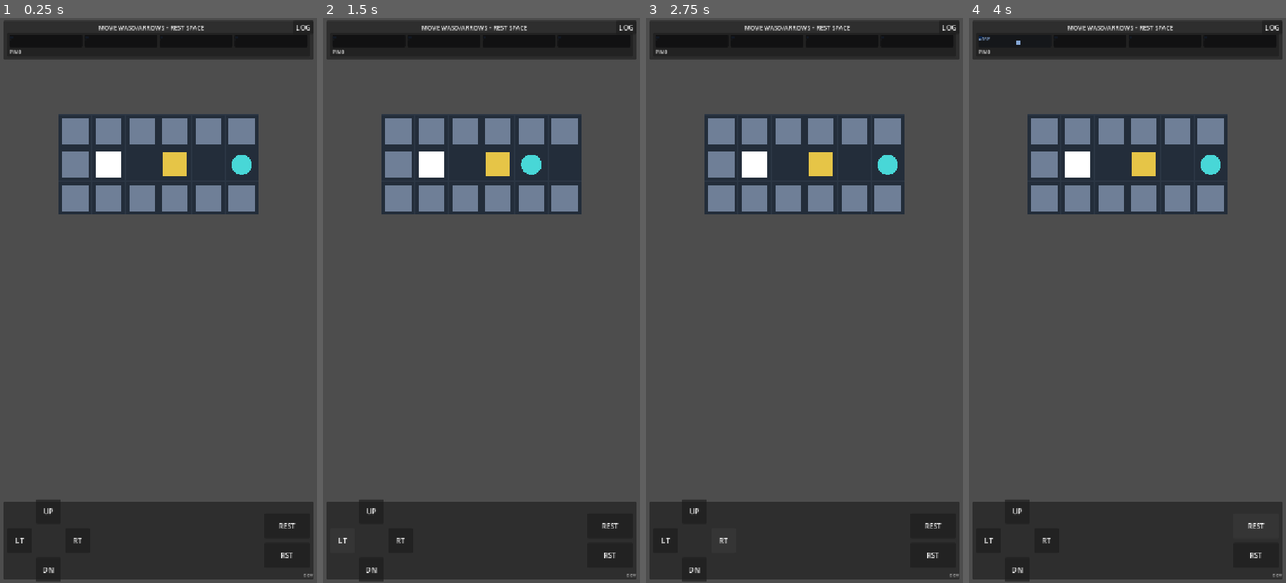
Above: before the commit, frames 1-4 (left to right).
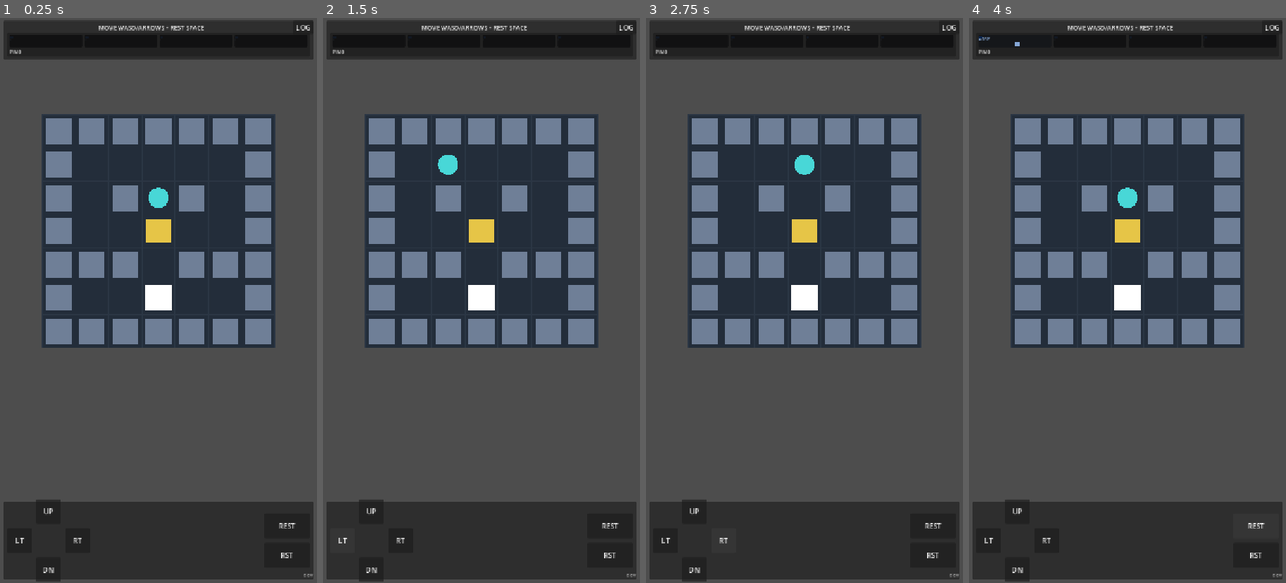
Above: after the commit, the same moments.

Repository: hszqf/Scatterbrain
Game: Godot game, scene res://scenes/app/App.tscn
Two runs of this game, one before a commit and one after it. Both use one fixed random seed, a clock stepped at 60 frames per second and the inputs below.
Inputs:
- Up to frame 1 (0.25 s): no input
- Up to frame 2 (1.5 s): click "UP" at 0.5 s; click "LT" at 1.25 s
- Up to frame 3 (2.75 s): click "RT" at 2 s
- Up to frame 4 (4 s): click "DN" at 2.75 s; click "REST" at 3.5 s

The runs differ from the first frame. In frame 1, 24% of the frame differs, in the area x 13-87%, y 17-59%; in frame 2, 24%; in frame 3, 24%; in frame 4, 24%.

Commit message:
Reorder levels and add new Level001 layout

Diff:
--- a/scenes/levels/Level001.tscn
+++ b/scenes/levels/Level001.tscn
@@ -5,7 +5,7 @@
 
 [node name="Level001" type="Node2D"]
 script = ExtResource("1")
-grid_size = Vector3i(6, 3, 1)
+grid_size = Vector3i(7, 7, 1)
 memory_capacity = 4
 auto_rebuild_in_editor = false
 
@@ -49,6 +49,12 @@
 has_floor = true
 content_type = 1
 
+[node name="Cell_6_0_0" type="Node2D" parent="Grid/Slice_0"]
+script = ExtResource("2")
+coord = Vector3i(6, 0, 0)
+has_floor = true
+content_type = 1
+
 [node name="Cell_0_1_0" type="Node2D" parent="Grid/Slice_0"]
 script = ExtResource("2")
 coord = Vector3i(0, 1, 0)
@@ -59,62 +65,228 @@
 script = ExtResource("2")
 coord = Vector3i(1, 1, 0)
 has_floor = true
+
+[node name="Cell_2_1_0" type="Node2D" parent="Grid/Slice_0"]
+script = ExtResource("2")
+coord = Vector3i(2, 1, 0)
+has_floor = true
+
+[node name="Cell_3_1_0" type="Node2D" parent="Grid/Slice_0"]
+script = ExtResource("2")
+coord = Vector3i(3, 1, 0)
+has_floor = true
+
+[node name="Cell_4_1_0" type="Node2D" parent="Grid/Slice_0"]
+script = ExtResource("2")
+coord = Vector3i(4, 1, 0)
+has_floor = true
+
+[node name="Cell_5_1_0" type="Node2D" parent="Grid/Slice_0"]
+script = ExtResource("2")
+coord = Vector3i(5, 1, 0)
+has_floor = true
+
+[node name="Cell_6_1_0" type="Node2D" parent="Grid/Slice_0"]
+script = ExtResource("2")
+coord = Vector3i(6, 1, 0)
+has_floor = true
+content_type = 1
+
+[node name="Cell_0_2_0" type="Node2D" parent="Grid/Slice_0"]
+script = ExtResource("2")
+coord = Vector3i(0, 2, 0)
+has_floor = true
+content_type = 1
+
+[node name="Cell_1_2_0" type="Node2D" parent="Grid/Slice_0"]
+script = ExtResource("2")
+coord = Vector3i(1, 2, 0)
+has_floor = true
+
+[node name="Cell_2_2_0" type="Node2D" parent="Grid/Slice_0"]
+script = ExtResource("2")
+coord = Vector3i(2, 2, 0)
+has_floor = true
+content_type = 1
+
+[node name="Cell_3_2_0" type="Node2D" parent="Grid/Slice_0"]
+script = ExtResource("2")
+coord = Vector3i(3, 2, 0)
+has_floor = true
+is_player_spawn = true
+
+[node name="Cell_4_2_0" type="Node2D" parent="Grid/Slice_0"]
+script = ExtResource("2")
+coord = Vector3i(4, 2, 0)
+has_floor = true
+content_type = 1
+
+[node name="Cell_5_2_0" type="Node2D" parent="Grid/Slice_0"]
+script = ExtResource("2")
+coord = Vector3i(5, 2, 0)
+has_floor = true
+
+[node name="Cell_6_2_0" type="Node2D" parent="Grid/Slice_0"]
+script = ExtResource("2")
+coord = Vector3i(6, 2, 0)
+has_floor = true
+content_type = 1
+
+[node name="Cell_0_3_0" type="Node2D" parent="Grid/Slice_0"]
+script = ExtResource("2")
+coord = Vector3i(0, 3, 0)
+has_floor = true
+content_type = 1
+
+[node name="Cell_1_3_0" type="Node2D" parent="Grid/Slice_0"]
+script = ExtResource("2")
+coord = Vector3i(1, 3, 0)
+has_floor = true
+
+[node name="Cell_2_3_0" type="Node2D" parent="Grid/Slice_0"]
+script = ExtResource("2")
+coord = Vector3i(2, 3, 0)
+has_floor = true
+
+[node name="Cell_3_3_0" type="Node2D" parent="Grid/Slice_0"]
+script = ExtResource("2")
+coord = Vector3i(3, 3, 0)
+has_floor = true
+content_type = 2
+
+[node name="Cell_4_3_0" type="Node2D" parent="Grid/Slice_0"]
+script = ExtResource("2")
+coord = Vector3i(4, 3, 0)
+has_floor = true
+
+[node name="Cell_5_3_0" type="Node2D" parent="Grid/Slice_0"]
+script = ExtResource("2")
+coord = Vector3i(5, 3, 0)
+has_floor = true
+
+[node name="Cell_6_3_0" type="Node2D" parent="Grid/Slice_0"]
+script = ExtResource("2")
+coord = Vector3i(6, 3, 0)
+has_floor = true
+content_type = 1
+
+[node name="Cell_0_4_0" type="Node2D" parent="Grid/Slice_0"]
+script = ExtResource("2")
+coord = Vector3i(0, 4, 0)
+has_floor = true
+content_type = 1
+
+[node name="Cell_1_4_0" type="Node2D" parent="Grid/Slice_0"]
+script = ExtResource("2")
+coord = Vector3i(1, 4, 0)
+has_floor = true
+content_type = 1
+
+[node name="Cell_2_4_0" type="Node2D" parent="Grid/Slice_0"]
+script = ExtResource("2")
+coord = Vector3i(2, 4, 0)
+has_floor = true
+content_type = 1
+
+[node name="Cell_3_4_0" type="Node2D" parent="Grid/Slice_0"]
+script = ExtResource("2")
+coord = Vector3i(3, 4, 0)
+has_floor = true
+
+[node name="Cell_4_4_0" type="Node2D" parent="Grid/Slice_0"]
+script = ExtResource("2")
+coord = Vector3i(4, 4, 0)
+has_floor = true
+content_type = 1
+
+[node name="Cell_5_4_0" type="Node2D" parent="Grid/Slice_0"]
+script = ExtResource("2")
+coord = Vector3i(5, 4, 0)
+has_floor = true
+content_type = 1
+
+[node name="Cell_6_4_0" type="Node2D" parent="Grid/Slice_0"]
+script = ExtResource("2")
+coord = Vector3i(6, 4, 0)
+has_floor = true
+content_type = 1
+
+[node name="Cell_0_5_0" type="Node2D" parent="Grid/Slice_0"]
+script = ExtResource("2")
+coord = Vector3i(0, 5, 0)
+has_floor = true
+content_type = 1
+
+[node name="Cell_1_5_0" type="Node2D" parent="Grid/Slice_0"]
+script = ExtResource("2")
+coord = Vector3i(1, 5, 0)
+has_floor = true
+
+[node name="Cell_2_5_0" type="Node2D" parent="Grid/Slice_0"]
+script = ExtResource("2")
+coord = Vector3i(2, 5, 0)
+has_floor = true
+
+[node name="Cell_3_5_0" type="Node2D" parent="Grid/Slice_0"]
+script = ExtResource("2")
+coord = Vector3i(3, 5, 0)
+has_floor = true
 is_exit = true
 
-[node name="Cell_2_1_0" type="Node2D" parent="Grid/Slice_0"]
-script = ExtResource("2")
-coord = Vector3i(2, 1, 0)
-has_floor = true
-
-[node name="Cell_3_1_0" type="Node2D" parent="Grid/Slice_0"]
-script = ExtResource("2")
-coord = Vector3i(3, 1, 0)
-has_floor = true
-content_type = 2
-
-[node name="Cell_4_1_0" type="Node2D" parent="Grid/Slice_0"]
-script = ExtResource("2")
-coord = Vector3i(4, 1, 0)
-has_floor = true
-
-[node name="Cell_5_1_0" type="Node2D" parent="Grid/Slice_0"]
-script = ExtResource("2")
-coord = Vector3i(5, 1, 0)
-has_floor = true
-is_player_spawn = true
-
-[node name="Cell_0_2_0" type="Node2D" parent="Grid/Slice_0"]
-script = ExtResource("2")
-coord = Vector3i(0, 2, 0)
-has_floor = true
-content_type = 1
-
-[node name="Cell_1_2_0" type="Node2D" parent="Grid/Slice_0"]
-script = ExtResource("2")
-coord = Vector3i(1, 2, 0)
-has_floor = true
-content_type = 1
-
-[node name="Cell_2_2_0" type="Node2D" parent="Grid/Slice_0"]
-script = ExtResource("2")
-coord = Vector3i(2, 2, 0)
-has_floor = true
-content_type = 1
-
-[node name="Cell_3_2_0" type="Node2D" parent="Grid/Slice_0"]
-script = ExtResource("2")
-coord = Vector3i(3, 2, 0)
-has_floor = true
-content_type = 1
-
-[node name="Cell_4_2_0" type="Node2D" parent="Grid/Slice_0"]
-script = ExtResource("2")
-coord = Vector3i(4, 2, 0)
-has_floor = true
-content_type = 1
-
-[node name="Cell_5_2_0" type="Node2D" parent="Grid/Slice_0"]
-script = ExtResource("2")
-coord = Vector3i(5, 2, 0)
-has_floor = true
-content_type = 1
+[node name="Cell_4_5_0" type="Node2D" parent="Grid/Slice_0"]
+script = ExtResource("2")
+coord = Vector3i(4, 5, 0)
+has_floor = true
+
+[node name="Cell_5_5_0" type="Node2D" parent="Grid/Slice_0"]
+script = ExtResource("2")
+coord = Vector3i(5, 5, 0)
+has_floor = true
+
+[node name="Cell_6_5_0" type="Node2D" parent="Grid/Slice_0"]
+script = ExtResource("2")
+coord = Vector3i(6, 5, 0)
+has_floor = true
+content_type = 1
+
+[node name="Cell_0_6_0" type="Node2D" parent="Grid/Slice_0"]
+script = ExtResource("2")
+coord = Vector3i(0, 6, 0)
+has_floor = true
+content_type = 1
+
+[node name="Cell_1_6_0" type="Node2D" parent="Grid/Slice_0"]
+script = ExtResource("2")
+coord = Vector3i(1, 6, 0)
+has_floor = true
+content_type = 1
+
+[node name="Cell_2_6_0" type="Node2D" parent="Grid/Slice_0"]
+script = ExtResource("2")
+coord = Vector3i(2, 6, 0)
+has_floor = true
+content_type = 1
+
+[node name="Cell_3_6_0" type="Node2D" parent="Grid/Slice_0"]
+script = ExtResource("2")
+coord = Vector3i(3, 6, 0)
+has_floor = true
+content_type = 1
+
+[node name="Cell_4_6_0" type="Node2D" parent="Grid/Slice_0"]
+script = ExtResource("2")
+coord = Vector3i(4, 6, 0)
+has_floor = true
+content_type = 1
+
+[node name="Cell_5_6_0" type="Node2D" parent="Grid/Slice_0"]
+script = ExtResource("2")
+coord = Vector3i(5, 6, 0)
+has_floor = true
+content_type = 1
+
+[node name="Cell_6_6_0" type="Node2D" parent="Grid/Slice_0"]
+script = ExtResource("2")
+coord = Vector3i(6, 6, 0)
+has_floor = true
+content_type = 1
--- /dev/null
+++ b/scenes/levels/Level002.tscn
@@ -0,0 +1,120 @@
+[gd_scene load_steps=3 format=3]
+
+[ext_resource type="Script" path="res://scripts/level_editor/level_root.gd" id="1"]
+[ext_resource type="Script" path="res://scripts/level_editor/level_cell.gd" id="2"]
+
+[node name="Level002" type="Node2D"]
+script = ExtResource("1")
+grid_size = Vector3i(6, 3, 1)
+memory_capacity = 4
+auto_rebuild_in_editor = false
+
+[node name="Grid" type="Node2D" parent="."]
+
+[node name="Slice_0" type="Node2D" parent="Grid"]
+
+[node name="Cell_0_0_0" type="Node2D" parent="Grid/Slice_0"]
+script = ExtResource("2")
+coord = Vector3i(0, 0, 0)
+has_floor = true
+content_type = 1
+
+[node name="Cell_1_0_0" type="Node2D" parent="Grid/Slice_0"]
+script = ExtResource("2")
+coord = Vector3i(1, 0, 0)
+has_floor = true
+content_type = 1
+
+[node name="Cell_2_0_0" type="Node2D" parent="Grid/Slice_0"]
+script = ExtResource("2")
+coord = Vector3i(2, 0, 0)
+has_floor = true
+content_type = 1
+
+[node name="Cell_3_0_0" type="Node2D" parent="Grid/Slice_0"]
+script = ExtResource("2")
+coord = Vector3i(3, 0, 0)
+has_floor = true
+content_type = 1
+
+[node name="Cell_4_0_0" type="Node2D" parent="Grid/Slice_0"]
+script = ExtResource("2")
+coord = Vector3i(4, 0, 0)
+has_floor = true
+content_type = 1
+
+[node name="Cell_5_0_0" type="Node2D" parent="Grid/Slice_0"]
+script = ExtResource("2")
+coord = Vector3i(5, 0, 0)
+has_floor = true
+content_type = 1
+
+[node name="Cell_0_1_0" type="Node2D" parent="Grid/Slice_0"]
+script = ExtResource("2")
+coord = Vector3i(0, 1, 0)
+has_floor = true
+content_type = 1
+
+[node name="Cell_1_1_0" type="Node2D" parent="Grid/Slice_0"]
+script = ExtResource("2")
+coord = Vector3i(1, 1, 0)
+has_floor = true
+is_exit = true
+
+[node name="Cell_2_1_0" type="Node2D" parent="Grid/Slice_0"]
+script = ExtResource("2")
+coord = Vector3i(2, 1, 0)
+has_floor = true
+
+[node name="Cell_3_1_0" type="Node2D" parent="Grid/Slice_0"]
+script = ExtResource("2")
+coord = Vector3i(3, 1, 0)
+has_floor = true
+content_type = 2
+
+[node name="Cell_4_1_0" type="Node2D" parent="Grid/Slice_0"]
+script = ExtResource("2")
+coord = Vector3i(4, 1, 0)
+has_floor = true
+
+[node name="Cell_5_1_0" type="Node2D" parent="Grid/Slice_0"]
+script = ExtResource("2")
+coord = Vector3i(5, 1, 0)
+has_floor = true
+is_player_spawn = true
+
+[node name="Cell_0_2_0" type="Node2D" parent="Grid/Slice_0"]
+script = ExtResource("2")
+coord = Vector3i(0, 2, 0)
+has_floor = true
+content_type = 1
+
+[node name="Cell_1_2_0" type="Node2D" parent="Grid/Slice_0"]
+script = ExtResource("2")
+coord = Vector3i(1, 2, 0)
+has_floor = true
+content_type = 1
+
+[node name="Cell_2_2_0" type="Node2D" parent="Grid/Slice_0"]
+script = ExtResource("2")
+coord = Vector3i(2, 2, 0)
+has_floor = true
+content_type = 1
+
+[node name="Cell_3_2_0" type="Node2D" parent="Grid/Slice_0"]
+script = ExtResource("2")
+coord = Vector3i(3, 2, 0)
+has_floor = true
+content_type = 1
+
+[node name="Cell_4_2_0" type="Node2D" parent="Grid/Slice_0"]
+script = ExtResource("2")
+coord = Vector3i(4, 2, 0)
+has_floor = true
+content_type = 1
+
+[node name="Cell_5_2_0" type="Node2D" parent="Grid/Slice_0"]
+script = ExtResource("2")
+coord = Vector3i(5, 2, 0)
+has_floor = true
+content_type = 1
--- a/scripts/tests/headless_logic_harness.gd
+++ b/scripts/tests/headless_logic_harness.gd
@@ -3,7 +3,7 @@
 const EXIT_OK: int = 0
 const EXIT_FAIL: int = 1
 const LEVEL_ROOT_SCENE: PackedScene = preload("res://scenes/levels/LevelRoot.tscn")
-const LEVEL001_SCENE: PackedScene = preload("res://scenes/levels/Level001.tscn")
+const LEVEL001_SCENE: PackedScene = preload("res://scenes/levels/Level002.tscn")
 const GAME_ROOT_SCENE: PackedScene = preload("res://scenes/game/GameRoot.tscn")
 
 var _compiler: WorldCompiler = WorldCompiler.new()
